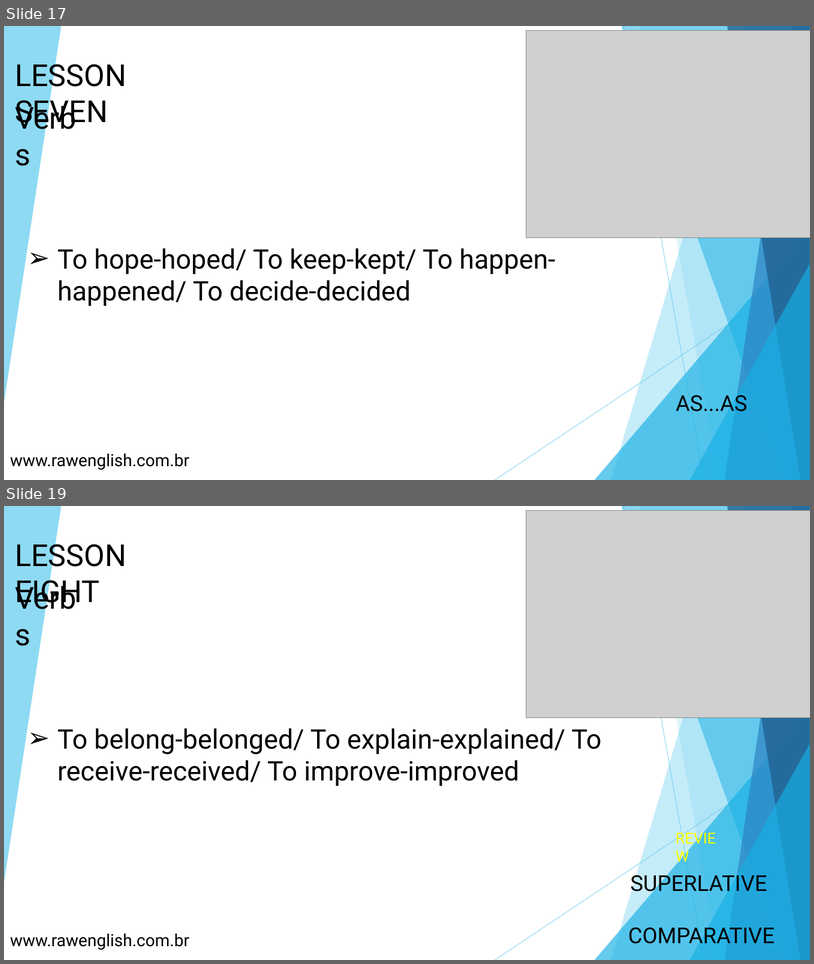
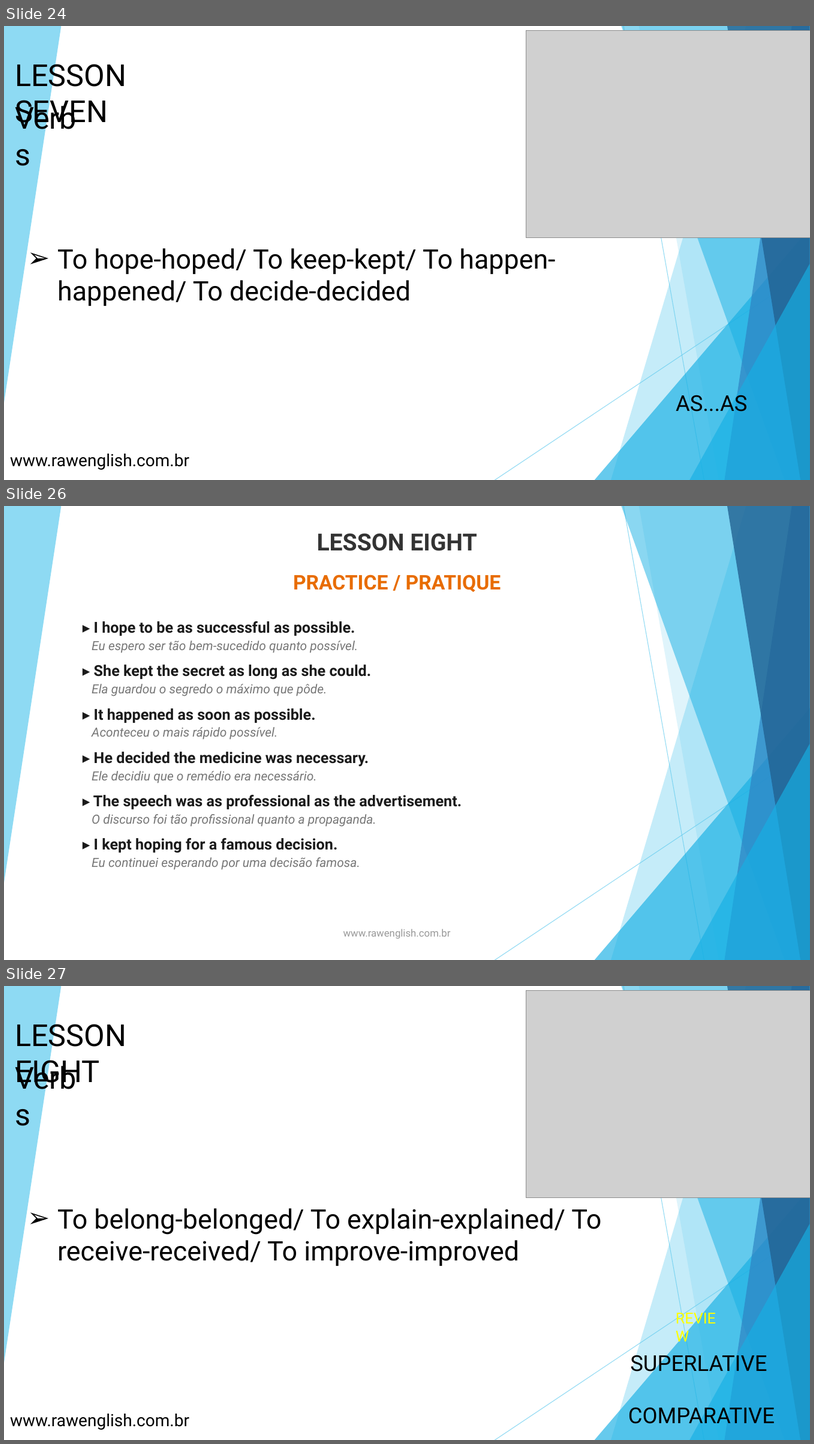
Before and after one commit to rawdre/ai-consulting, a slide deck: books/book-three-raw-english.pptx. Shown one above the other, each under a label of ours: slides 17 and 19 before the commit, slides 24, 26 and 27 after it; the slides between them are not shown. The pictures are 814x964 and 814x1444 pixels, drawn with LibreOffice and Linux fonts; fonts in the diff are those of the drawing; grey boxes stand for pictures. Boxes give left, top, right and bottom in pixels: in the first picture for what was removed or moved away, otherwise in the second. Text is boxed around its words. In the diff, an @@ line names an element or a change of style, - is before the commit and + after.

Commit message:
Update Book Three to enhanced version (34 slides, fixes + practice + lesson renumbering)

```diff
--- a/books/book-three-raw-english.pptx
+++ b/books/book-three-raw-english.pptx
@@ slide 26 added at box(4, 506, 810, 960), background #FFFFFF; not listed: 10 template elements that a slide beside it also shows @@
@@ text added at box(317, 533, 477, 551), 28 pt, text #333333, bold @@
+LESSON EIGHT
@@ text added at box(293, 574, 501, 592), 24 pt, text #E86C00, bold @@
+PRACTICE / PRATIQUE
@@ text added at box(92, 621, 462, 869), 15 pt, text #777777, italic @@
+▸ I hope to be as successful as possible.
+Eu espero ser tão bem-sucedido quanto possível.
+▸ She kept the secret as long as she could.
+Ela guardou o segredo o máximo que pôde.
+▸ It happened as soon as possible.
+Aconteceu o mais rápido possível.
+▸ He decided the medicine was necessary.
+Ele decidiu que o remédio era necessário.
+▸ The speech was as professional as the advertisement.
+O discurso foi tão profissional quanto a propaganda.
+▸ I kept hoping for a famous decision.
+Eu continuei esperando por uma decisão famosa.
@@ text added at box(344, 928, 451, 939), 12 pt, text #999999 @@
+www.rawenglish.com.br
@@ what was slide 17 is now slide 24 @@
@@ what was slide 19 is now slide 27 @@
```
Also in this commit, not shown: 7 slides changed, 9 other slides added.
